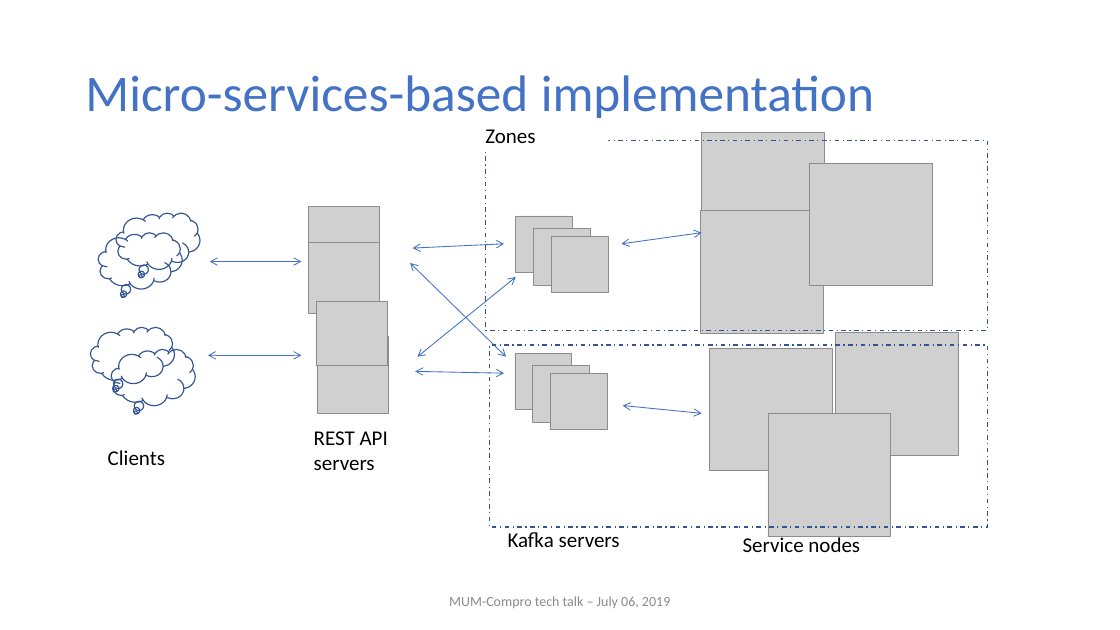
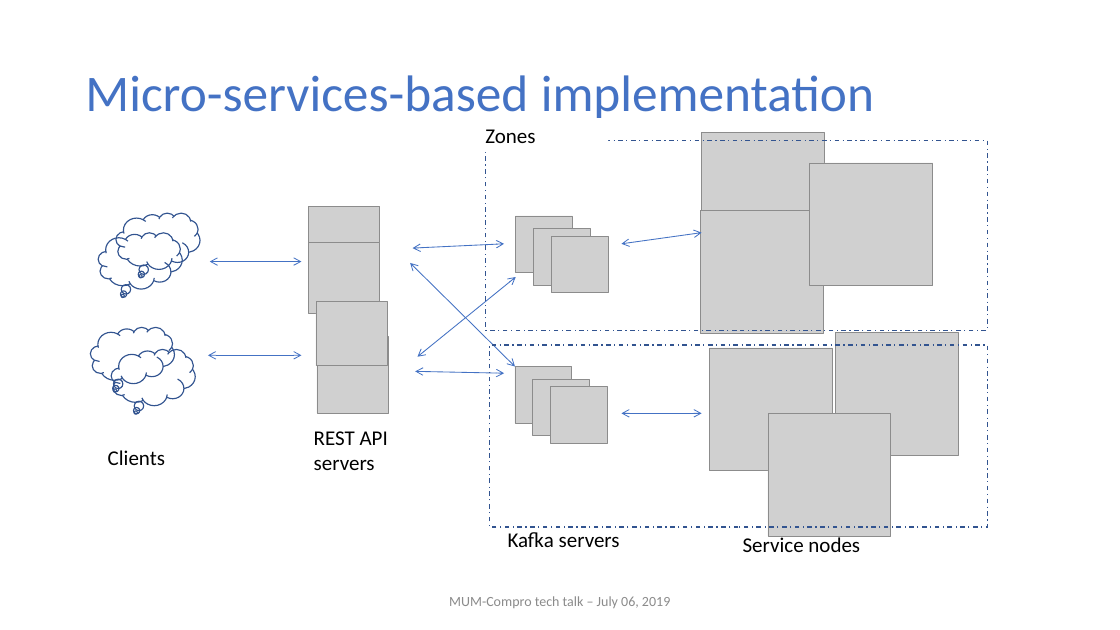
Before and after one commit to nghianghesi/hms, a slide deck: slide 18 of slide.pptx. Drawn at 1120x630 pixels with LibreOffice and Linux fonts; fonts in the diff are those of the drawing; grey boxes stand for pictures; background and template pictures are left out. Boxes give left, top, right and bottom in pixels: in the first picture for what was removed or moved away, otherwise in the second. Text is boxed around its words. In the diff, an @@ line names an element or a change of style, - is before the commit and + after.

```diff
--- a/slide.pptx
+++ b/slide.pptx
@@ double arrow moved from (410, 263) - (506, 357) to (410, 263) - (515, 366) @@
@@ 3 pictures: place and size @@
-3 pictures at box(515, 353, 607, 430)
+3 pictures at box(515, 366, 607, 444)
@@ double arrow moved from (623, 406) - (702, 413) to (622, 413) - (702, 413) @@
```
Also in this commit, not shown: 7 other slides changed.
